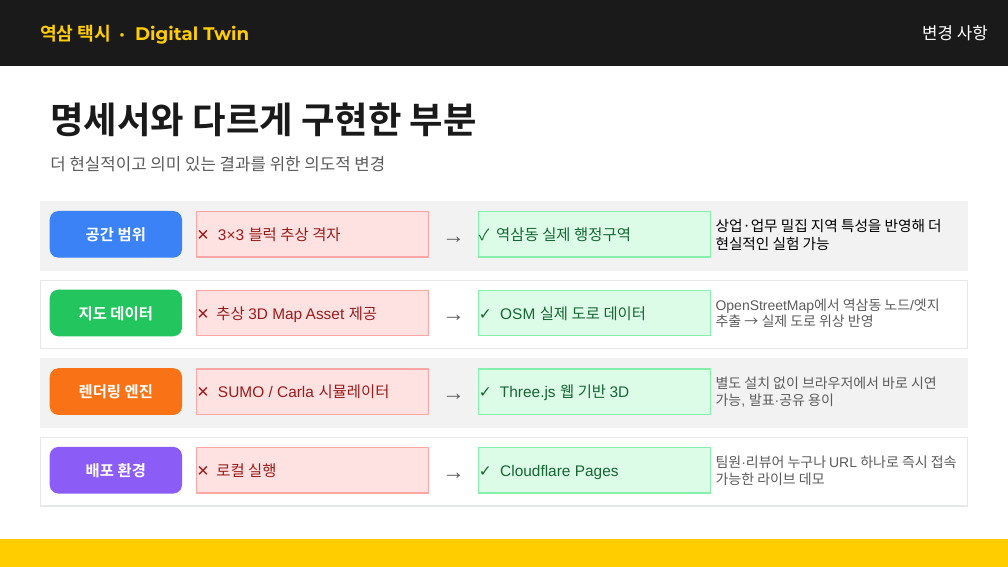
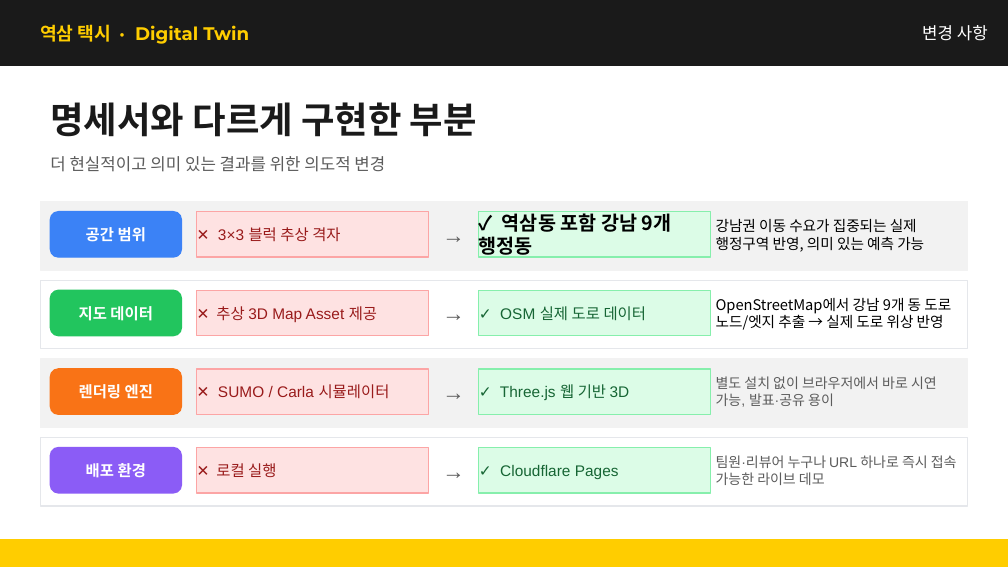
Before and after one commit to kimcanal/yeoksam-taxi, a slide deck: slide 4 of public/a-eye-presentation/A-Eye_midterm_data_collection_forecast.pptx. Drawn at 1008x567 pixels with LibreOffice and Linux fonts; fonts in the diff are those of the drawing. Boxes give left, top, right and bottom in pixels: in the first picture for what was removed or moved away, otherwise in the second. Text is boxed around its words. In the diff, an @@ line names an element or a change of style, - is before the commit and + after.

```diff
--- a/public/a-eye-presentation/A-Eye_midterm_data_collection_forecast.pptx
+++ b/public/a-eye-presentation/A-Eye_midterm_data_collection_forecast.pptx
@@ text at box(479, 211, 672, 259): text changed; size 11 to 14 pt; font Arial to Noto Sans CJK KR; text colour #166534 to #000000; bold on @@
-✓ 역삼동 실제 행정구역
+✓ 역삼동 포함 강남 9개 행정동
@@ text at box(716, 219, 924, 252): text changed @@
-상업·업무 밀집 지역 특성을 반영해 더 현실적인 실험 가능
+강남권 이동 수요가 집중되는 실제 행정구역 반영, 의미 있는 예측 가능
@@ text at box(716, 298, 951, 330): text changed; size 10 to 10.5 pt; font Arial to Noto Sans CJK KR; text colour #5C5C5C to #000000 @@
-OpenStreetMap에서 역삼동 노드/엣지 추출 → 실제 도로 위상 반영
+OpenStreetMap에서 강남 9개 동 도로 노드/엣지 추출 → 실제 도로 위상 반영
```
Also in this commit, not shown: 11 other slides changed.
